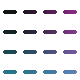
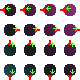
Revision of a layered 80x80 image; what changed, layer by layer:
showed "arrows" over (6, 4, 80, 74)
hid "burrowText" over (13, 4, 80, 65)
added layer "attack" in group "debug" over (0, 4, 80, 80)
hid "burrow" over (3, 10, 77, 74)
